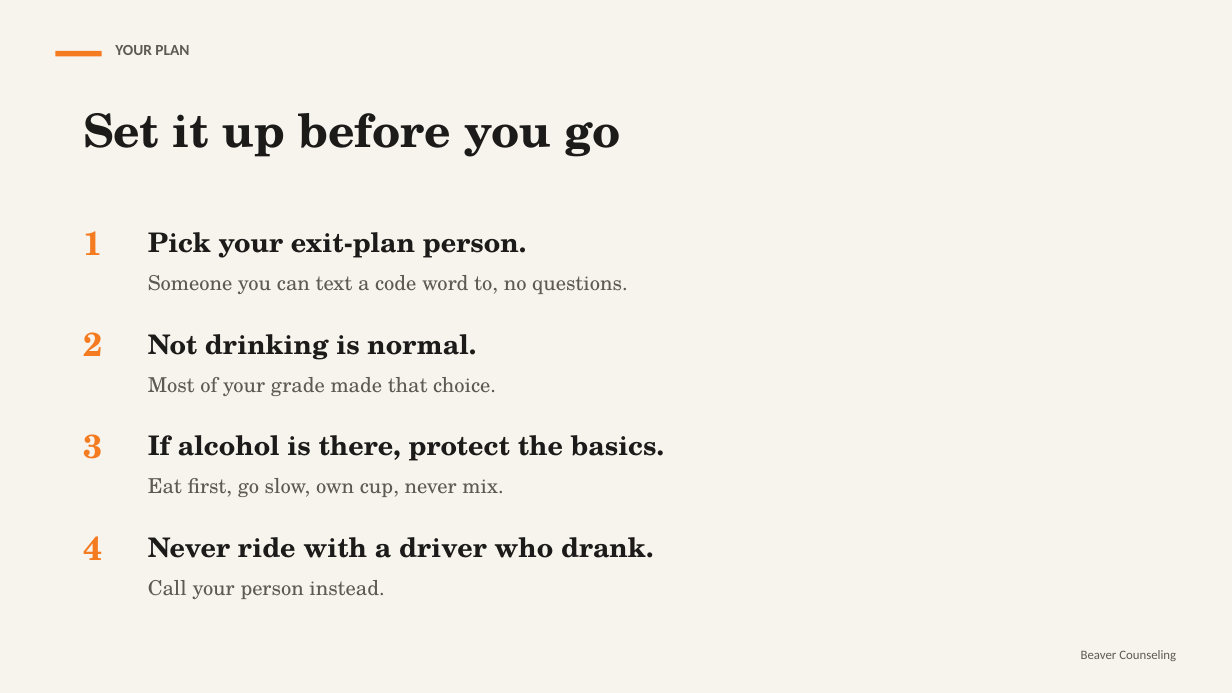
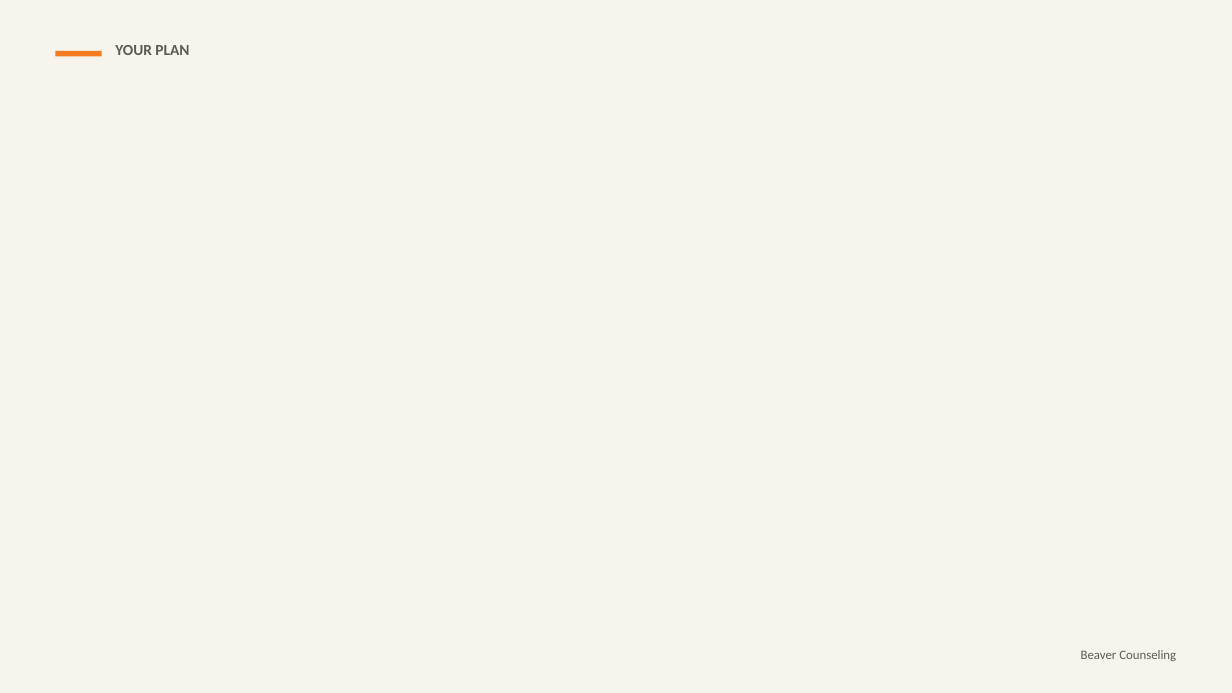
Before and after one commit to rmwtoolkit/bcds-toolkit, a slide deck: slide 24 of decks/alcohol-and-your-brain-lesson-v2.pptx (slide 13 before the commit). Drawn at 1232x693 pixels with LibreOffice and Linux fonts; fonts in the diff are those of the drawing; background and template pictures are left out. Boxes give left, top, right and bottom in pixels: in the first picture for what was removed or moved away, otherwise in the second. Text is boxed around its words. In the diff, an @@ line names an element or a change of style, - is before the commit and + after.

```diff
--- a/decks/alcohol-and-your-brain-lesson-v2.pptx
+++ b/decks/alcohol-and-your-brain-lesson-v2.pptx
@@ text removed at (x1=83, y1=113, x2=620, y2=157) @@
-Set it up before you go
@@ text removed at (x1=83, y1=231, x2=102, y2=255) @@
-1
@@ text removed at (x1=148, y1=232, x2=628, y2=294) @@
-Pick your exit-plan person.
-Someone you can text a code word to, no questions.
@@ text removed at (x1=83, y1=332, x2=102, y2=356) @@
-2
@@ text removed at (x1=148, y1=334, x2=496, y2=396) @@
-Not drinking is normal.
-Most of your grade made that choice.
@@ text removed at (x1=83, y1=434, x2=102, y2=459) @@
-3
@@ text removed at (x1=148, y1=435, x2=664, y2=497) @@
-If alcohol is there, protect the basics.
-Eat first, go slow, own cup, never mix.
@@ text removed at (x1=83, y1=536, x2=102, y2=560) @@
-4
@@ text removed at (x1=148, y1=537, x2=653, y2=599) @@
-Never ride with a driver who drank.
-Call your person instead.
```
Also in this commit, not shown: 6 other slides changed, 16 slides added, 5 slides removed, 5 other files.
